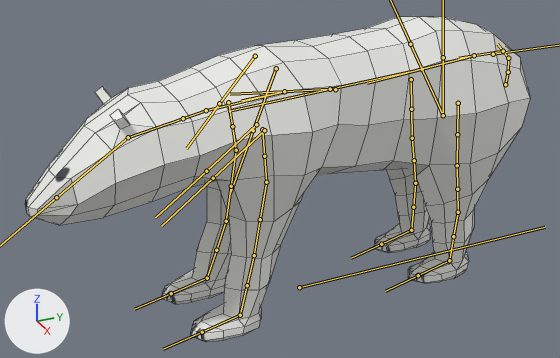
One commit to the FBX model Assets/Models/PolarBear/polar_bear.fbx: the scene before it, then after it.
The view is the same before and after, from a camera (50 mm lens) standing at (2.62, -1.27, 1.85) and looking at (-0.02, -0.08, 0.53). Arrows for +X, +Y and +Z are at lower left; the lights stay in place. Both versions are drawn at frame 1 of the action 'rig|Rest'; the numbers are the values there. The bones that bend it are drawn over the model as lines. Mesh edges are drawn as thin lines.

In view in the first picture: 'Bear'.
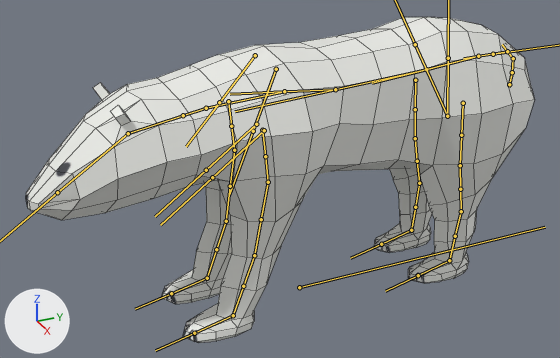
Patch to the scene script:
```diff
--- a/Assets/Models/PolarBear/polar_bear.fbx.py
+++ b/Assets/Models/PolarBear/polar_bear.fbx.py
@@ bone_def_spine_004 @@
 bone_def_spine_004 = bpy.data.objects['rig'].pose.bones['DEF-spine.004']  # child of 'root'
-bone_def_spine_004.location = (0.0, 0.024, -0.005)
+bone_def_spine_004.location = (0.0, 0.0, 0.0)
@@ bone_def_spine_007 @@
 bone_def_spine_007 = bpy.data.objects['rig'].pose.bones['DEF-spine.007']  # child of 'DEF-spine.006'
-bone_def_spine_007.rotation_quaternion = (1.0, 0.007, 0.0, 0.0)  # degrees (1, 0, 0)
-bone_def_spine_007.scale = (1.06, 0.89, 1.06)
+bone_def_spine_007.rotation_quaternion = (1.0, 0.0, 0.0, 0.0)  # degrees (0, 0, 0)
+bone_def_spine_007.scale = (1.0, 1.0, 1.0)
@@ bone_def_spine_008 @@
 bone_def_spine_008 = bpy.data.objects['rig'].pose.bones['DEF-spine.008']  # child of 'DEF-spine.007'
-bone_def_spine_008.rotation_quaternion = (1.0, -0.006, 0.011, -0.001)  # degrees (-1, 1, 0)
-bone_def_spine_008.scale = (0.94, 1.12, 0.95)
+bone_def_spine_008.rotation_quaternion = (1.0, 0.0, 0.0, 0.0)  # degrees (0, 0, 0)
+bone_def_spine_008.scale = (1.0, 1.0, 1.0)
@@ bone_def_spine_009 @@
 bone_def_spine_009 = bpy.data.objects['rig'].pose.bones['DEF-spine.009']  # child of 'DEF-spine.008'
-bone_def_spine_009.rotation_quaternion = (1.0, -0.002, 0.002, 0.015)  # degrees (0, 0, 2)
+bone_def_spine_009.rotation_quaternion = (1.0, 0.0, 0.0, 0.0)  # degrees (0, 0, 0)
@@ bone_spine_fk_006 @@
 bone_spine_fk_006 = bpy.data.objects['rig'].pose.bones['spine_fk.006']  # child of 'MCH-spine.006'
-bone_spine_fk_006.location = (0.0, 0.024, -0.007)
+bone_spine_fk_006.location = (0.0, 0.0, 0.0)
@@ bone_def_thigh_l @@
 bone_def_thigh_l = bpy.data.objects['rig'].pose.bones['DEF-thigh.L']  # child of 'ORG-spine.005'
-bone_def_thigh_l.rotation_quaternion = (1.0, 0.012, 0.0, -0.005)  # degrees (1, 0, -1)
+bone_def_thigh_l.rotation_quaternion = (1.0, 0.0, 0.0, 0.0)  # degrees (0, 0, 0)
@@ bone_def_shin_l @@
 bone_def_shin_l = bpy.data.objects['rig'].pose.bones['DEF-shin.L']  # child of 'DEF-thigh.L.001'
-bone_def_shin_l.rotation_quaternion = (1.0, -0.021, 0.0, 0.0)  # degrees (-2, 0, 0)
+bone_def_shin_l.rotation_quaternion = (1.0, 0.0, 0.0, 0.0)  # degrees (0, 0, 0)
@@ bone_def_foot_l @@
 bone_def_foot_l = bpy.data.objects['rig'].pose.bones['DEF-foot.L']  # child of 'DEF-shin.L.001'
-bone_def_foot_l.rotation_quaternion = (0.999, 0.048, -0.001, 0.0)  # degrees (6, 0, 0)
+bone_def_foot_l.rotation_quaternion = (1.0, 0.001, 0.0, 0.0)  # degrees (0, 0, 0)
@@ bone_def_toe_l @@
 bone_def_toe_l = bpy.data.objects['rig'].pose.bones['DEF-toe.L']  # child of 'DEF-foot.L.001'
-bone_def_toe_l.rotation_quaternion = (0.999, -0.039, 0.007, -0.003)  # degrees (-5, 1, 0)
+bone_def_toe_l.rotation_quaternion = (1.0, 0.0, 0.0, 0.0)  # degrees (0, 0, 0)
@@ bone_def_thigh_r @@
 bone_def_thigh_r = bpy.data.objects['rig'].pose.bones['DEF-thigh.R']  # child of 'ORG-spine.005'
-bone_def_thigh_r.rotation_quaternion = (1.0, 0.012, 0.0, 0.005)  # degrees (1, 0, 1)
+bone_def_thigh_r.rotation_quaternion = (1.0, 0.0, 0.0, 0.0)  # degrees (0, 0, 0)
@@ bone_def_shin_r @@
 bone_def_shin_r = bpy.data.objects['rig'].pose.bones['DEF-shin.R']  # child of 'DEF-thigh.R.001'
-bone_def_shin_r.rotation_quaternion = (1.0, -0.021, 0.0, 0.0)  # degrees (-2, 0, 0)
+bone_def_shin_r.rotation_quaternion = (1.0, 0.0, 0.0, 0.0)  # degrees (0, 0, 0)
@@ bone_def_foot_r @@
 bone_def_foot_r = bpy.data.objects['rig'].pose.bones['DEF-foot.R']  # child of 'DEF-shin.R.001'
-bone_def_foot_r.rotation_quaternion = (0.999, 0.048, 0.001, 0.0)  # degrees (6, 0, 0)
+bone_def_foot_r.rotation_quaternion = (1.0, 0.001, 0.0, 0.0)  # degrees (0, 0, 0)
@@ bone_def_toe_r @@
 bone_def_toe_r = bpy.data.objects['rig'].pose.bones['DEF-toe.R']  # child of 'DEF-foot.R.001'
-bone_def_toe_r.rotation_quaternion = (0.999, -0.039, -0.007, 0.003)  # degrees (-5, -1, 0)
+bone_def_toe_r.rotation_quaternion = (1.0, 0.0, 0.0, 0.0)  # degrees (0, 0, 0)
@@ bone_mch_spine_008 @@
 bone_mch_spine_008 = bpy.data.objects['rig'].pose.bones['MCH-spine.008']  # child of 'torso'
-bone_mch_spine_008.rotation_quaternion = (1.0, 0.0, -0.021, 0.0)  # degrees (0, -2, 0)
+bone_mch_spine_008.rotation_quaternion = (1.0, 0.0, 0.0, 0.0)  # degrees (0, 0, 0)
@@ bone_mch_pivot @@
 bone_mch_pivot = bpy.data.objects['rig'].pose.bones['MCH-pivot']  # child of 'spine_fk.008'
-bone_mch_pivot.rotation_quaternion = (1.0, 0.0, -0.011, -0.001)  # degrees (0, -1, 0)
+bone_mch_pivot.rotation_quaternion = (1.0, 0.0, 0.0, 0.0)  # degrees (0, 0, 0)
@@ bone_def_front_thigh_l @@
 bone_def_front_thigh_l = bpy.data.objects['rig'].pose.bones['DEF-front_thigh.L']  # child of 'ORG-shoulder.L'
-bone_def_front_thigh_l.rotation_quaternion = (1.0, 0.02, 0.0, -0.011)  # degrees (2, 0, -1)
+bone_def_front_thigh_l.rotation_quaternion = (1.0, 0.0, 0.0, 0.0)  # degrees (0, 0, 0)
@@ bone_def_front_shin_l @@
 bone_def_front_shin_l = bpy.data.objects['rig'].pose.bones['DEF-front_shin.L']  # child of 'DEF-front_thigh.L.001'
-bone_def_front_shin_l.rotation_quaternion = (1.0, -0.027, 0.001, 0.0)  # degrees (-3, 0, 0)
+bone_def_front_shin_l.rotation_quaternion = (1.0, 0.0, 0.0, 0.0)  # degrees (0, 0, 0)
@@ bone_def_front_foot_l @@
 bone_def_front_foot_l = bpy.data.objects['rig'].pose.bones['DEF-front_foot.L']  # child of 'DEF-front_shin.L.001'
-bone_def_front_foot_l.rotation_quaternion = (0.999, -0.05, 0.0, -0.009)  # degrees (-6, 0, -1)
-bone_def_front_foot_l.scale = (1.01, 0.98, 1.01)
+bone_def_front_foot_l.rotation_quaternion = (1.0, 0.0, 0.0, 0.0)  # degrees (0, 0, 0)
+bone_def_front_foot_l.scale = (1.0, 1.0, 1.0)
@@ bone_def_front_toe_l @@
 bone_def_front_toe_l = bpy.data.objects['rig'].pose.bones['DEF-front_toe.L']  # child of 'DEF-front_foot.L.001'
-bone_def_front_toe_l.rotation_quaternion = (0.998, 0.06, 0.0, 0.002)  # degrees (7, 0, 0)
-bone_def_front_toe_l.scale = (0.99, 1.0, 1.01)
+bone_def_front_toe_l.rotation_quaternion = (1.0, 0.0, 0.0, 0.0)  # degrees (0, 0, 0)
+bone_def_front_toe_l.scale = (1.0, 1.0, 1.0)
```

What differs and where, as boxes (x1, y1, x2, y2) in the pictures (560 x 358 px):
'Bear', posed: before (25, 16, 530, 342); after (26, 17, 534, 343)
bone 'DEF-spine.004', root to tip: before (503, 51) to (474, 55); after (507, 51) to (478, 56)
bone 'DEF-spine.007', root to tip: before (330, 89) to (284, 91); after (335, 89) to (284, 91)
bone 'DEF-spine.008', root to tip: before (284, 91) to (206, 110); after (284, 91) to (206, 108)
bone 'DEF-spine.009', root to tip: before (206, 110) to (183, 118); after (206, 108) to (183, 115)
bone 'spine_fk.006', root to tip: before (330, 89) to (229, 111); after (335, 89) to (235, 111)
bone 'DEF-thigh.L', root to tip: before (458, 103) to (457, 134); after (463, 103) to (461, 135)
bone 'DEF-shin.L', root to tip: before (457, 165) to (457, 189); after (460, 165) to (460, 189)
bone 'DEF-foot.L', root to tip: before (458, 212) to (453, 236); after (461, 211) to (455, 236)
bone 'DEF-thigh.R', root to tip: before (411, 79) to (411, 109); after (415, 80) to (415, 109)
bone 'DEF-shin.R', root to tip: before (412, 138) to (414, 160); after (415, 138) to (417, 161)
bone 'DEF-foot.R', root to tip: before (415, 183) to (413, 207); after (419, 183) to (415, 207)
bone 'DEF-front_thigh.L', root to tip: before (262, 129) to (264, 156); after (262, 130) to (265, 156)
bone 'DEF-front_shin.L', root to tip: before (266, 182) to (260, 219); after (268, 182) to (261, 219)
bone 'DEF-front_foot.L', root to tip: before (254, 255) to (247, 285); after (254, 255) to (243, 286)
bone 'DEF-front_toe.L', root to tip: before (240, 315) to (202, 332); after (233, 315) to (194, 333)
